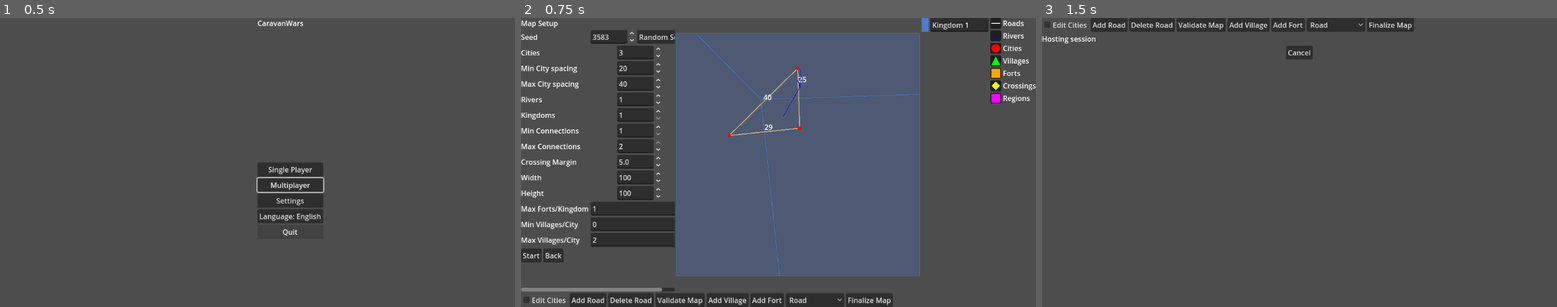
Above: before the commit, frames 1-3 (left to right).
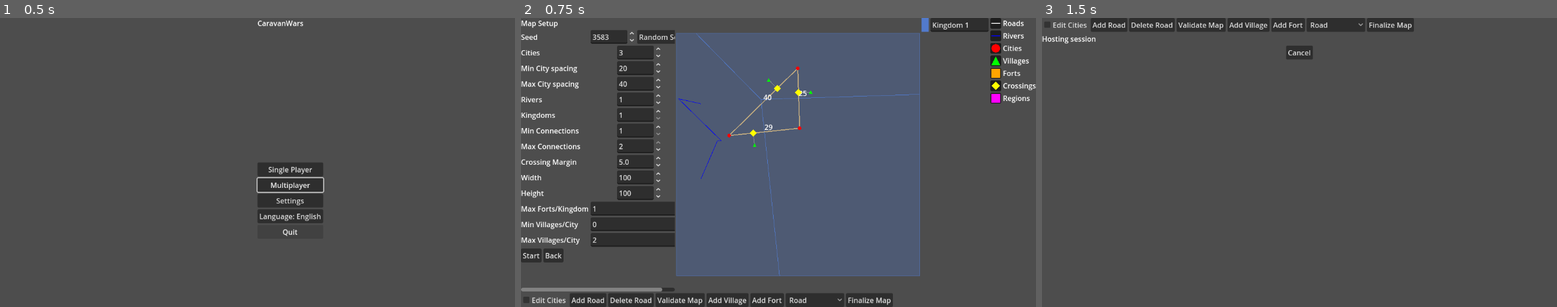
Above: after the commit, the same moments.

Repository: sepa79/CaravanWars
Game: Godot game, scene res://scenes/Main.tscn
The game is run twice, just before and just after one commit, with the same random seed, the same clock (stepped at 60 frames per second) and the same inputs.
Inputs:
- Up to frame 1 (0.5 s): no input
- Up to frame 2 (0.75 s): click "Single Player" at 0.5 s
- Up to frame 3 (1.5 s): click "Start" at 1.25 s

Frame 1 is identical in both runs. In frame 2, 0.2% of the frame differs, in the area x 30-57%, y 17-56%; in frame 3, nothing differs.
Error before the commit: Trying to assign an array of type "Array" to a variable of type "Array[int]". (res://map/RoadNetwork.gd:130)

Commit message:
fix: resolve legend icon shadow and typed edge list

Diff:
--- a/game/map/RoadNetwork.gd
+++ b/game/map/RoadNetwork.gd
@@ -127,7 +127,8 @@
         var node: MapNode = nodes[nid]
         if node.type != MapNodeModule.TYPE_CITY:
             continue
-        var edge_ids: Array[int] = adjacency.get(nid, []).duplicate()
+        var edge_ids: Array[int] = []
+        edge_ids.append_array(adjacency.get(nid, []) as Array)
         if edge_ids.is_empty():
             continue
         # Fisher-Yates shuffle using our RNG
--- a/game/ui/MapSetupScreen.gd
+++ b/game/ui/MapSetupScreen.gd
@@ -5,7 +5,6 @@
 const RoadNetworkModule = preload("res://map/RoadNetwork.gd")
 const MapSnapshotModule = preload("res://map/MapSnapshot.gd")
 const MapValidatorModule = preload("res://map/MapValidator.gd")
-const LegendIconButton = preload("res://ui/LegendIconButton.gd")
 
 @onready var title_label: Label = $HBox/ControlsScroll/Controls/Title
 @onready var params: GridContainer = $HBox/ControlsScroll/Controls/Params
